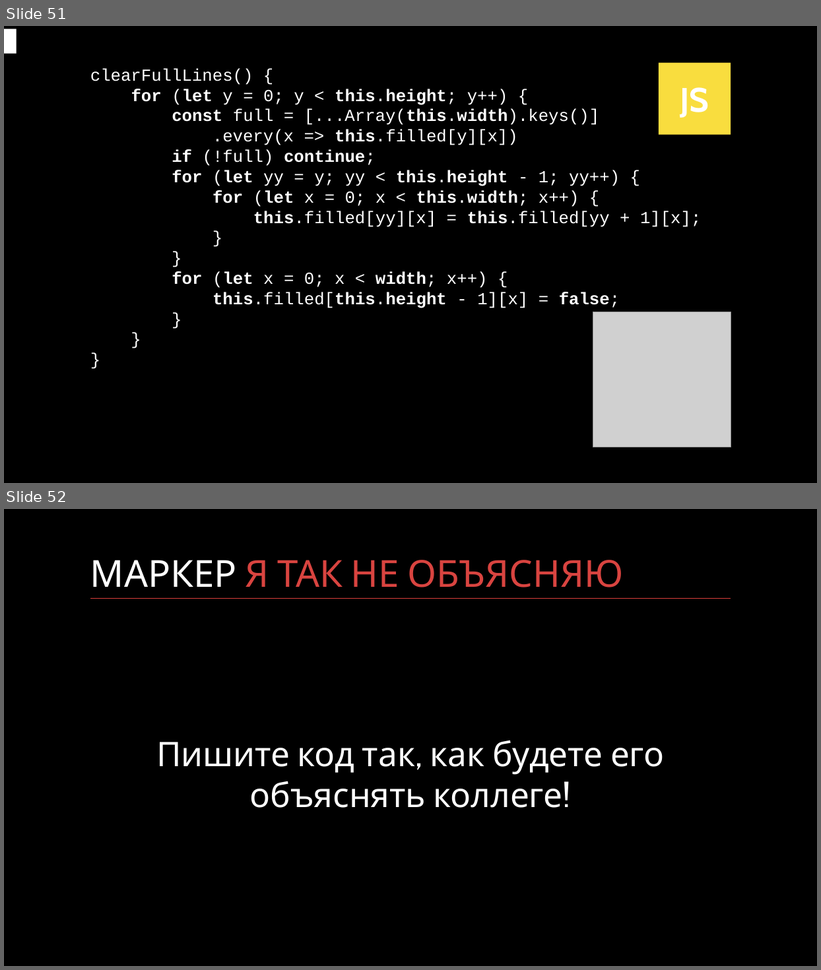
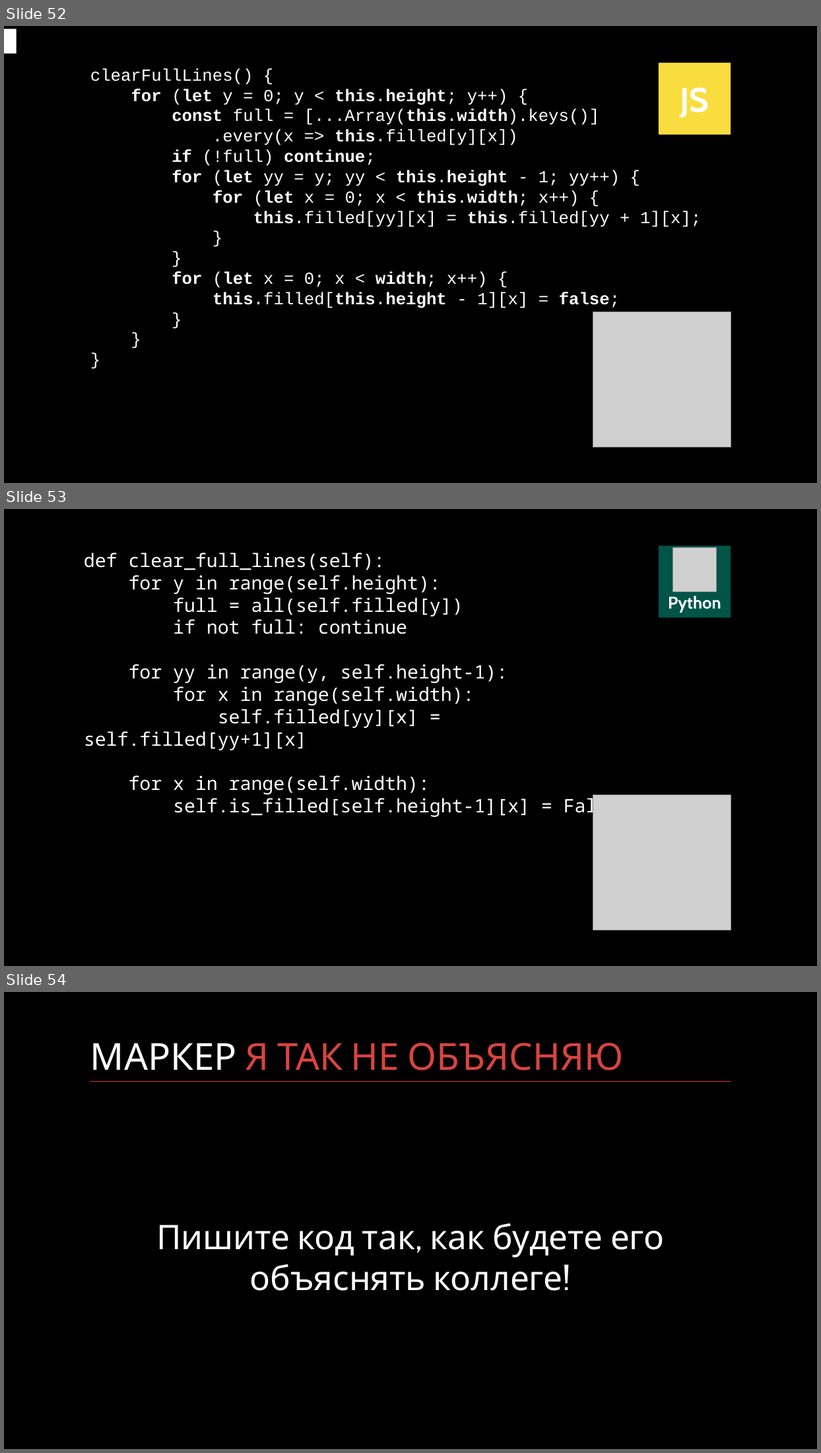
Before and after one commit to kontur-courses/clean-code, a slide deck: clean-code-black.pptx. Shown one above the other, each under a label of ours: slides 51 and 52 before the commit, slides 52, 53 and 54 after it. The pictures are 821x970 and 821x1453 pixels, drawn with LibreOffice and Linux fonts; fonts in the diff are those of the drawing; grey boxes stand for pictures. Boxes give left, top, right and bottom in pixels: in the first picture for what was removed or moved away, otherwise in the second. Text is boxed around its words. In the diff, an @@ line names an element or a change of style, - is before the commit and + after.

Commit message:
add python in presentation

```diff
--- a/clean-code-black.pptx
+++ b/clean-code-black.pptx
@@ slide 53 added at box(4, 509, 817, 966), background #000000 @@
@@ rectangle added at box(659, 545, 731, 618), fill #005548, 20 pt, text #FFFFFF, bold @@
+Python
@@ picture added at box(673, 548, 717, 592) @@
@@ text added at box(84, 553, 620, 818), 22 pt, text #FFFFFF @@
+def clear_full_lines(self):
+for y in range(self.height):
+full = all(self.filled[y])
+if not full: continue
+for yy in range(y, self.height-1):
+for x in range(self.width):
+self.filled[yy][x] = self.filled[yy+1][x]
+for x in range(self.width):
+self.is_filled[self.height-1][x] = False
@@ picture added at box(593, 795, 731, 930) @@
@@ what was slide 51 is now slide 52 @@
@@ what was slide 52 is now slide 54 @@
```
Also in this commit, not shown: 2 slides changed, 5 other slides added.
